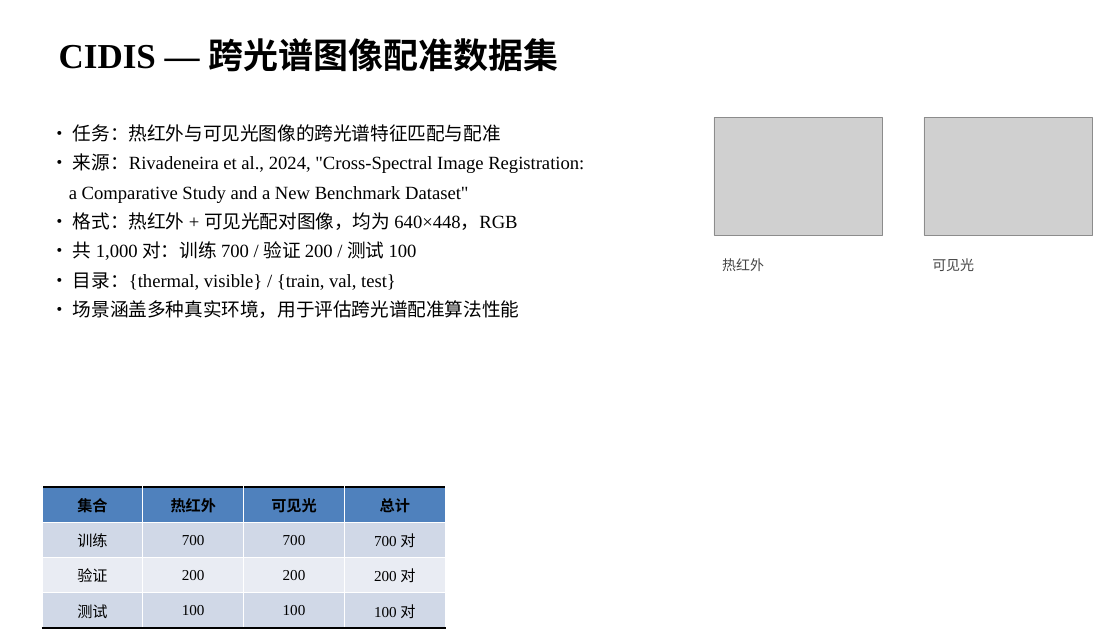
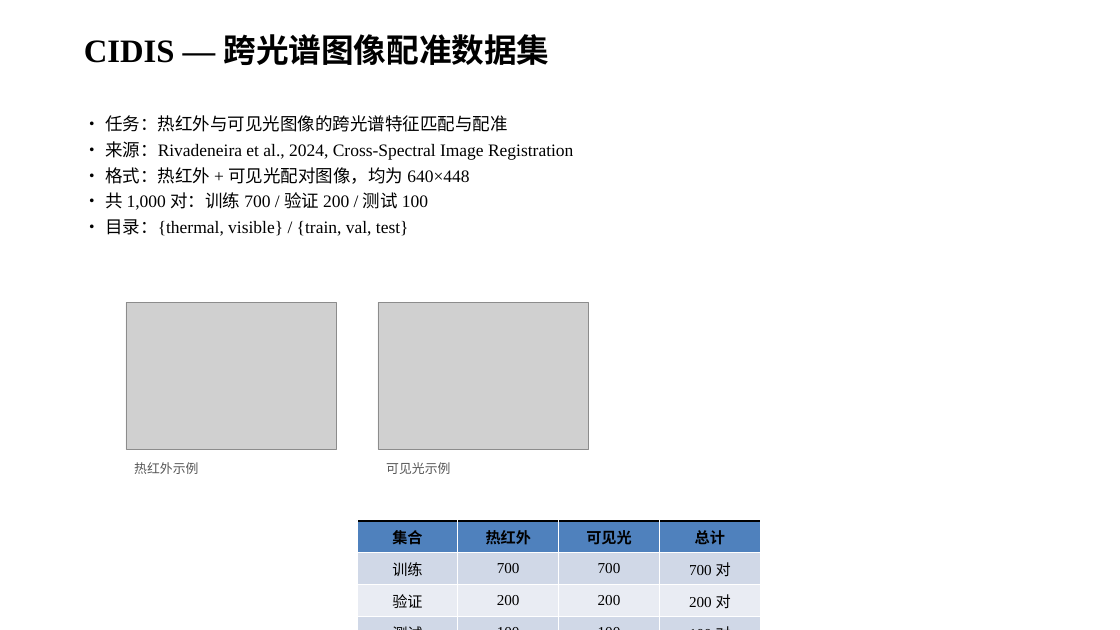
Before and after one commit to ZaxWave/InfraredSR, a slide deck: slide 6 of ppts/InfraredSR_Datasets_Overview.pptx. Drawn at 1120x630 pixels with LibreOffice and Linux fonts; fonts in the diff are those of the drawing; grey boxes stand for pictures. Boxes give left, top, right and bottom in pixels: in the first picture for what was removed or moved away, otherwise in the second. Text is boxed around its words. In the diff, an @@ line names an element or a change of style, - is before the commit and + after.

```diff
--- a/ppts/InfraredSR_Datasets_Overview.pptx
+++ b/ppts/InfraredSR_Datasets_Overview.pptx
@@ text "CIDIS — 跨光谱图像配准数据集": place and size @@
-text "CIDIS — 跨光谱图像配准数据集" at (59,38,558,72)
+text "CIDIS — 跨光谱图像配准数据集" at (84,34,549,65)
@@ text "CIDIS — 跨光谱图像配准数据集" at (84,34,549,65): size 30 to 28 pt @@
@@ text "• 任务：热红外与可见光图像的跨光谱特征匹配与配准": place and size @@
-text "• 任务：热红外与可见光图像的跨光谱特征匹配与配准" at (69,124,584,318)
+text "• 任务：热红外与可见光图像的跨光谱特征匹配与配准" at (105,115,573,236)
@@ text at (105,115,507,236): size 16 to 15 pt in "• 任务：热红外与可见光图像的跨光谱特征匹配与配准", "• 共 1,000 对：训练 700 / 验证 ...", "• 目录：{thermal, visible} / {train, val, test}"; less space between paragraphs @@
@@ picture removed at (714,118,882,235) @@
@@ picture removed at (924,118,1092,235) @@
@@ text at (105,141,573,184): text changed; size 16 to 15 pt @@
-• 来源：Rivadeneira et al., 2024, "Cross-Spectral Image Registration:
-a Comparative Study and a New Benchmark Dataset"
-• 格式：热红外 + 可见光配对图像，均为 640×448，RGB
+• 来源：Rivadeneira et al., 2024, Cross-Spectral Image Registration
+• 格式：热红外 + 可见光配对图像，均为 640×448
@@ text at (73,300,519,318): paragraph removed @@
-• 场景涵盖多种真实环境，用于评估跨光谱配准算法性能
@@ picture added at (126,302,336,450) @@
@@ picture added at (378,302,588,450) @@
@@ text at (134,462,198,474): text changed; size 12 to 11 pt; text colour #444444 to #555555 @@
-热红外
+热红外示例
@@ text at (386,462,450,474): text changed; size 12 to 11 pt; text colour #444444 to #555555 @@
-可见光
+可见光示例
@@ table: place and size @@
-table at (42,487,445,628)
+table at (357,521,760,630)
```
Also in this commit, not shown: 7 other slides changed, 2 other files.
